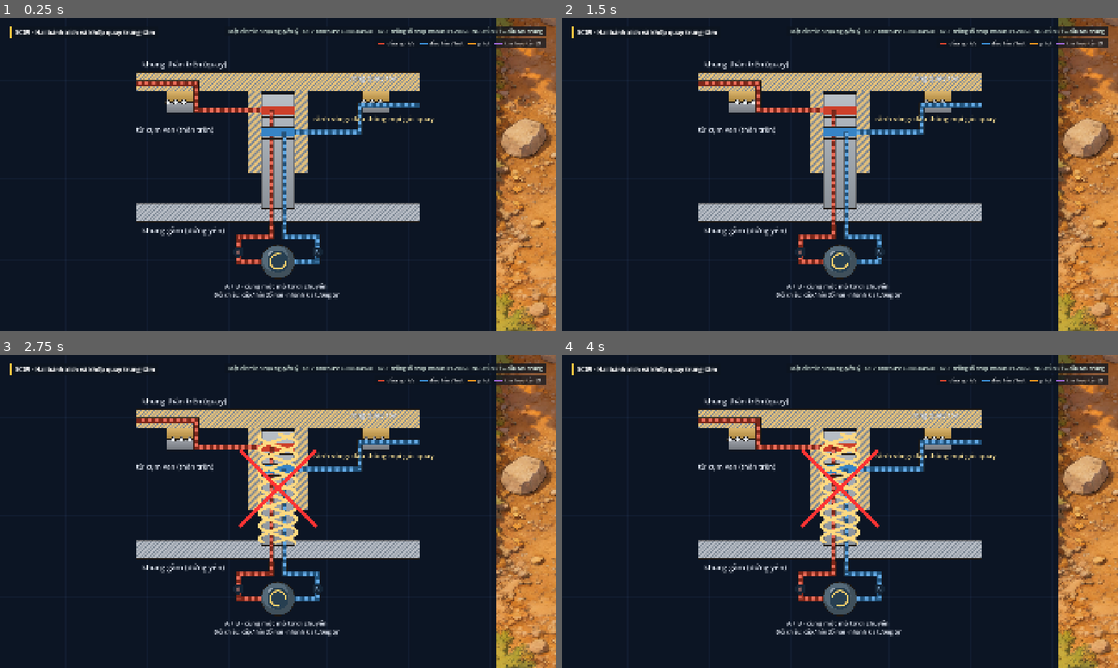
Above: before the commit, frames 1-4 (two rows, left to right).
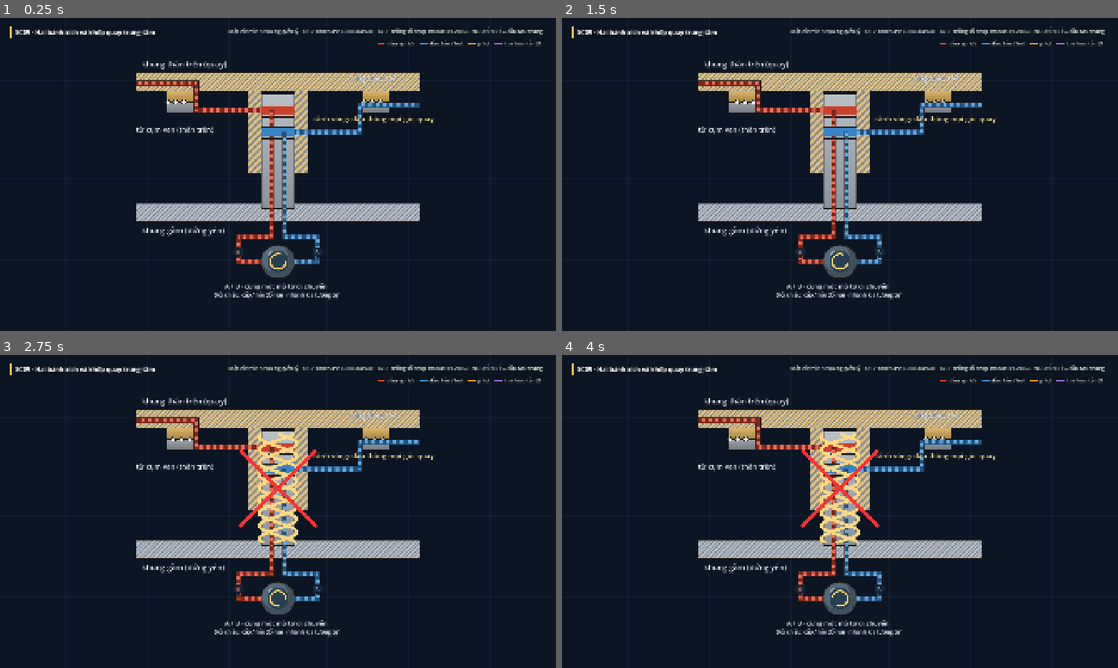
Above: after the commit, the same moments.

Repository: ngokiet1412-web/Creativity
Game: Godot game, scene res://full/sc09.tscn
Two runs of this game, one before a commit and one after it. Both use one fixed random seed, a clock stepped at 60 frames per second and the inputs below. This scene is started directly instead of the project's main scene.
Inputs:
- Up to frame 1 (0.25 s): no input
- Up to frame 2 (1.5 s): no input
- Up to frame 3 (2.75 s): no input
- Up to frame 4 (4 s): no input

The runs differ from the first frame. In frame 1, 11% of the frame differs, in the area x 89-100%, y 0-100%; in frame 2, 11%; in frame 3, 11%; in frame 4, 11%.

Commit message:
Keep the driving backdrop clear of the swivel cutaway

Diff:
--- a/episodes/EP02/demo_v4/godot/full/topview.gd
+++ b/episodes/EP02/demo_v4/godot/full/topview.gd
@@ -46,7 +46,9 @@
 		_gear_inset()
 
 func _ground() -> void:
-	var r = Rect2(Vector2(-1800, -1200), GROUND_V7.get_size() * 2.55)
+	# The driving plate sits beside the swivel cutaway in SC09's world.
+	var left := -1400.0 if only_ground else -1800.0
+	var r = Rect2(Vector2(left, -1200), GROUND_V7.get_size() * 2.55)
 	draw_texture_rect(GROUND_V7, r, false)
 
 # ------------------------------------------------------------ undercarriage
